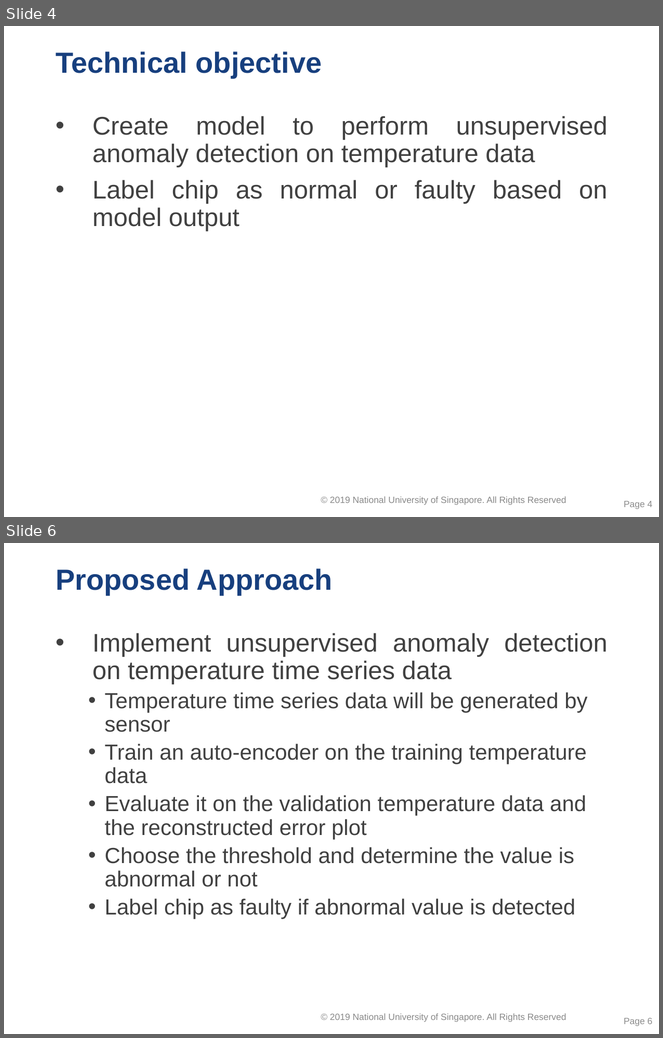
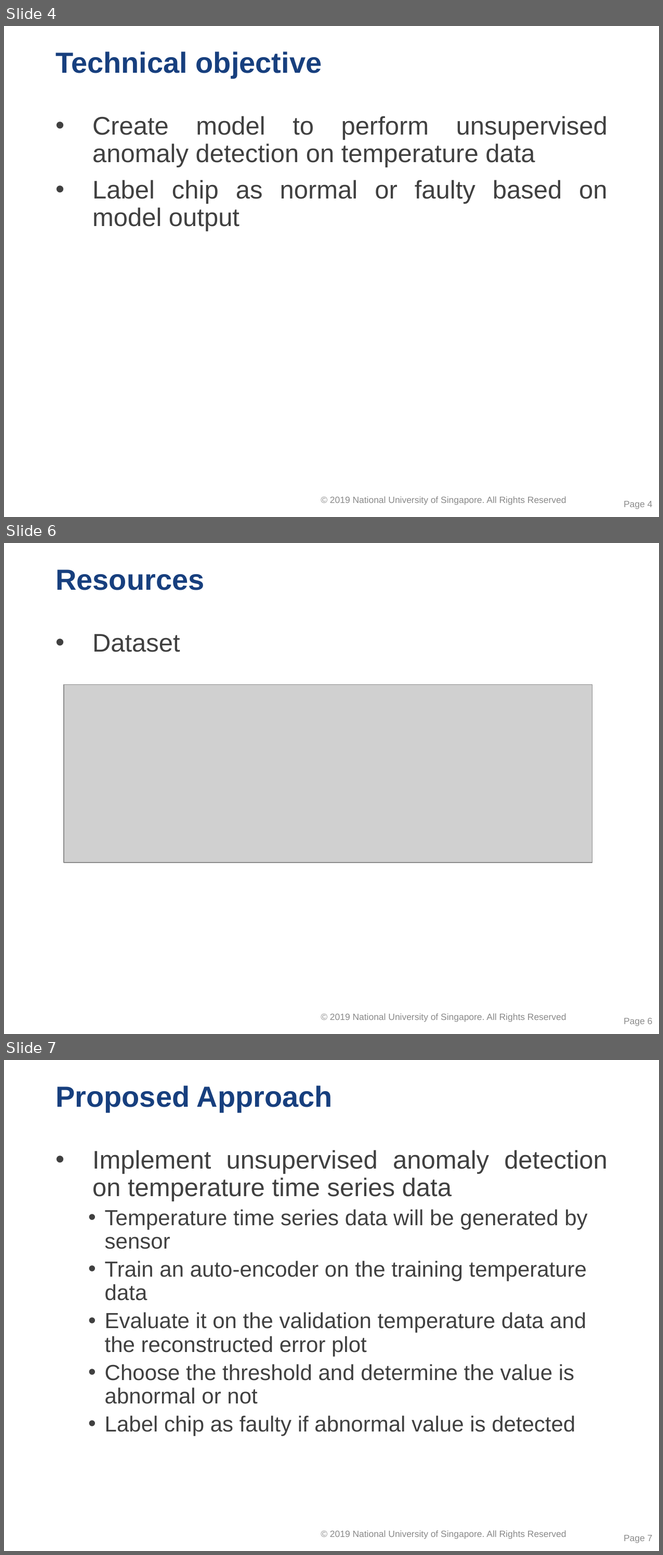
Before and after one commit to caoliang/ISSM-CA3, a slide deck: day4 Group CA proposal (GC).pptx. Shown one above the other, each under a label of ours: slides 4 and 6 before the commit, slides 4, 6 and 7 after it; the slides between them are not shown. The pictures are 663x1038 and 663x1555 pixels, drawn with LibreOffice and Linux fonts; fonts in the diff are those of the drawing; grey boxes stand for pictures; background and template pictures are left out. Boxes give left, top, right and bottom in pixels: in the first picture for what was removed or moved away, otherwise in the second. Text is boxed around its words. In the diff, an @@ line names an element or a change of style, - is before the commit and + after.

```diff
--- a/day4 Group CA proposal (GC).pptx
+++ b/day4 Group CA proposal (GC).pptx
@@ slide 6 added at (x1=4, y1=543, x2=659, y2=1034), background #FFFFFF; not listed: 1 template element that a slide beside it also shows @@
@@ title added at (x1=55, y1=570, x2=204, y2=590), 32 pt, text #173F7E, bold @@
+Resources
@@ text added at (x1=92, y1=634, x2=180, y2=652), 28 pt, text #404040 @@
+• Dataset
@@ picture added at (x1=64, y1=684, x2=592, y2=863) @@
@@ page number added at (x1=624, y1=1018, x2=653, y2=1027), 10 pt, text #8C8C8C @@
+Page 6
@@ what was slide 6 is now slide 7 @@
@@ page number at (x1=624, y1=1535, x2=653, y2=1544): text changed @@
-Page 6
+Page 7
```
Also in this commit, not shown: 1 slide changed, 3 other files.
